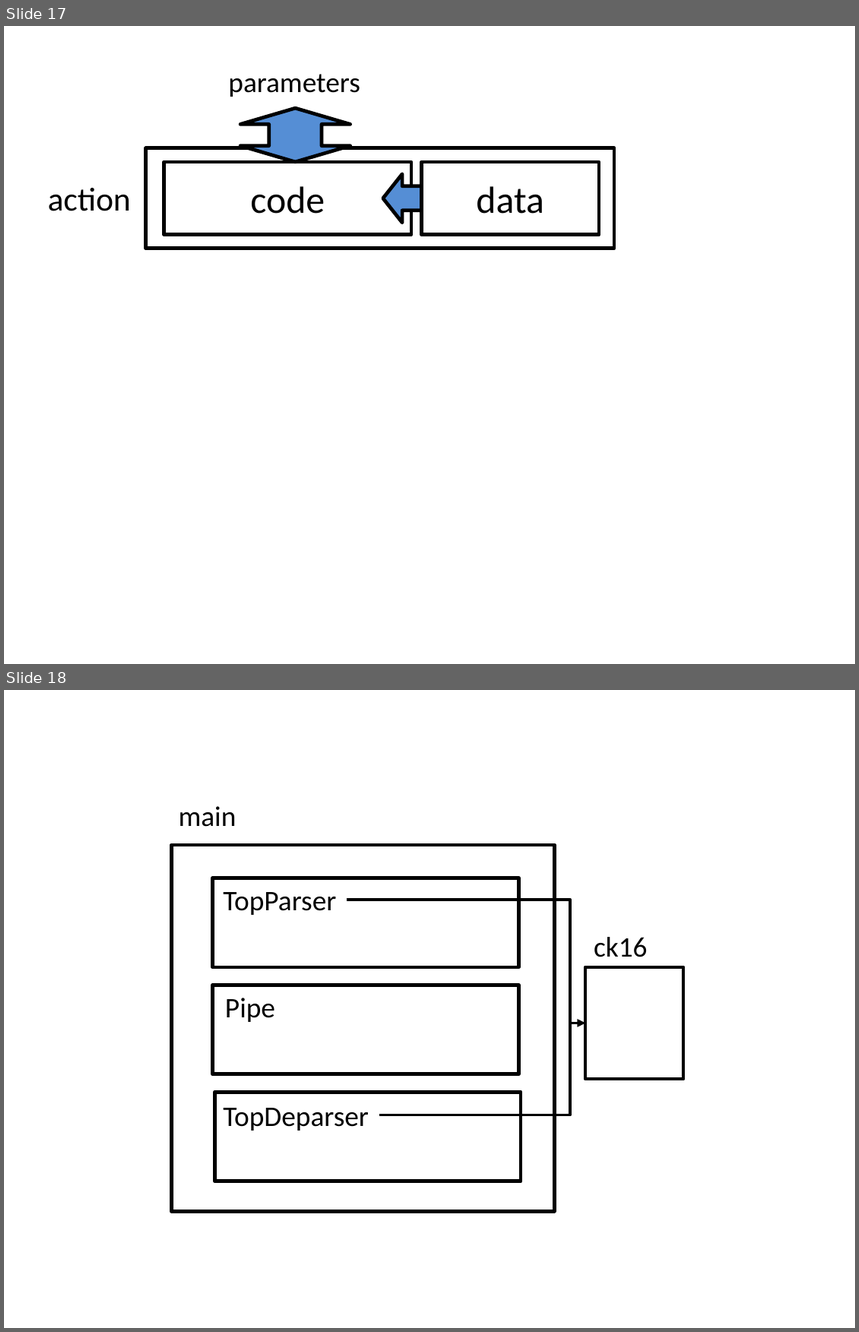
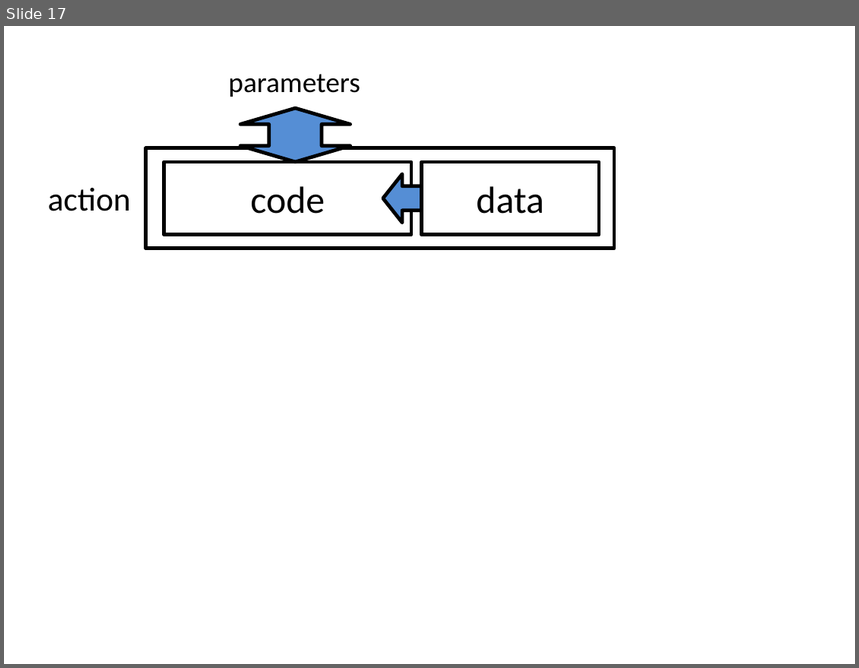
Before and after one commit to p4lang/p4-spec, a slide deck: v1.2/spec/P4v1.2-spec.pptx. Shown one above the other, each under a label of ours: slides 17 and 18 before the commit, slide 17 after it. The pictures are 859x1332 and 859x668 pixels, drawn with LibreOffice and Linux fonts; fonts in the diff are those of the drawing. Boxes give left, top, right and bottom in pixels: in the first picture for what was removed or moved away, otherwise in the second. Text is boxed around its words. In the diff, an @@ line names an element or a change of style, - is before the commit and + after.

```diff
--- a/v1.2/spec/P4v1.2-spec.pptx
+++ b/v1.2/spec/P4v1.2-spec.pptx
@@ slide 18 removed at bbox=[4, 690, 855, 1328], background #FFFFFF @@
@@ text removed at bbox=[179, 806, 237, 827] @@
-main
@@ rectangle removed at bbox=[172, 845, 555, 1212] @@
@@ rectangle removed at bbox=[212, 878, 519, 967] @@
@@ text removed at bbox=[223, 892, 336, 915] @@
-TopParser
@@ elbow arrow removed from (346, 900) to (585, 1024) @@
@@ text removed at bbox=[594, 937, 648, 958] @@
-ck16
@@ rectangle removed at bbox=[212, 986, 519, 1075] @@
@@ rectangle removed at bbox=[585, 967, 683, 1079] @@
@@ text removed at bbox=[225, 998, 275, 1022] @@
-Pipe
@@ elbow arrow removed from (379, 1116) to (585, 1024) @@
@@ rectangle removed at bbox=[215, 1093, 522, 1182] @@
@@ text removed at bbox=[223, 1108, 369, 1131] @@
-TopDeparser
```
Also in this commit, not shown: 2 slides added, 1 other file.
